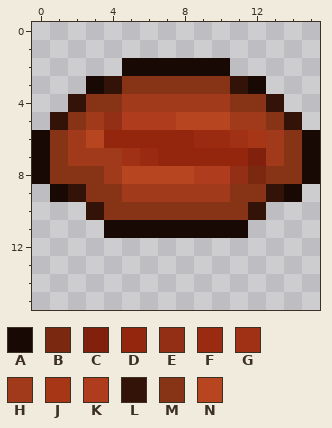
Pixel-art sprite -- src/assets/img/seed.png. This is how it looked before the edit.
The file is 16x16 pixels. Colours within 5 levels of each other are drawn and written as one.
Palette (. is transparent): A #190904  B #7b2810  C #81200d  D #94260e  E #932f15  F #9a2b10  G #a03114  H #a03a1b  J #a73617  K #af3d1d  L #331308  M #873316  N #b7451f
Pixels before, first column x 0:
 2 .....AAAAAA.....
 3 ...ALMMMMMMLA...
 4 ..LMMHHHHHHMML..
 5 .LMHEKKKNNNHHML.
 6 AMHNDDDDDFFGJHMA
 7 AMHHHGFDDDDDCHMA
 8 AMMMHNNNNKKEBMMA
 9 .ALMMHHHHHHMMLA.
10 ...LMMMMMMMML...
11 ....AAAAAAAA....
After the commit:
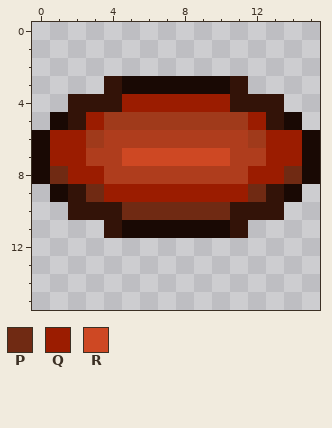
Colours new in this view: P #702a13  Q #9b1c00  R #ce4823
Message: Applies seed production to game state every turn * Added a grow/produce mode to each flower
The exact change:
Changed rows in their new state; - is an unchanged pixel.
first column x 1:
 2 ----......----
 3 --.-AAAAAA-.--
 4 --LLQQQQQQLL--
 5 ALQHHHHHHH-QLA
 6 QQHKKKKKKKKHQQ
 7 QQKKRRRRRRKKQQ
 8 PQQKKKKK--KQQP
 9 --PQQQQQQQQP--
10 -L-LPPPPPPL-L-
11 ---L------L---
Pixel boxes of the changes (left, top, right, bottom) in both pictures:
changed: (50, 58, 302, 238)
